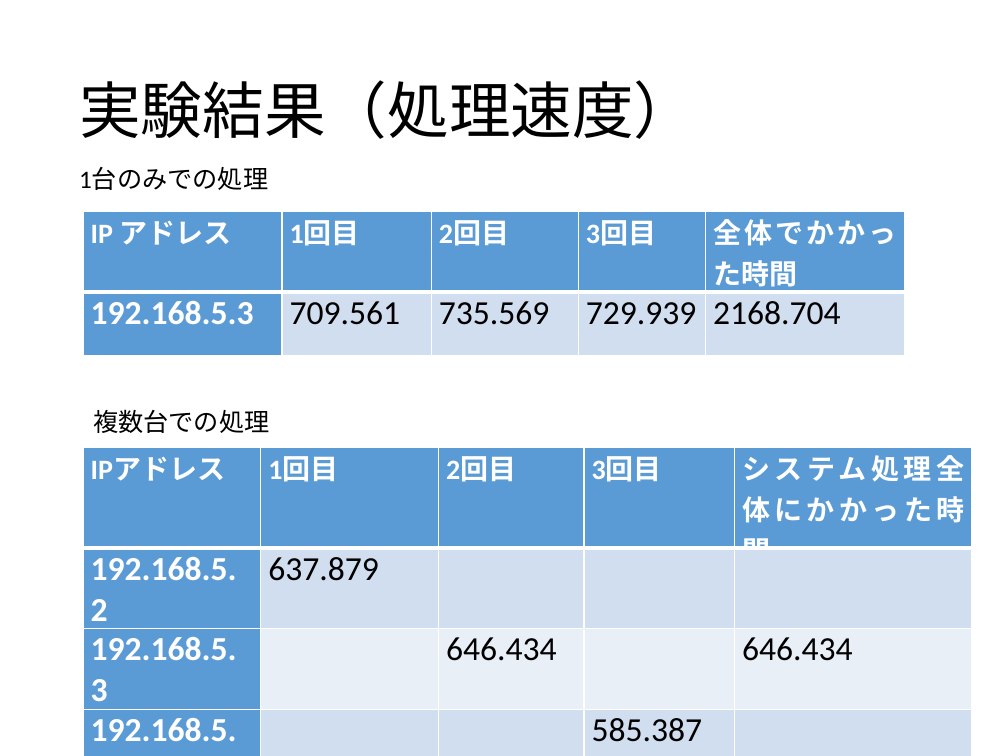
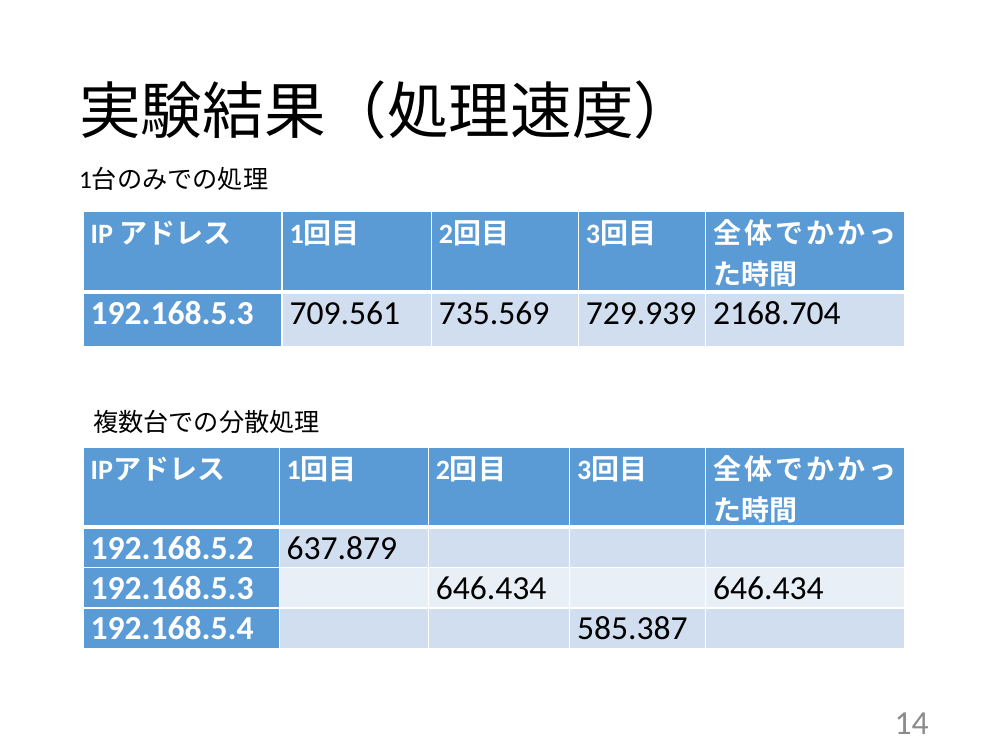
Before and after one commit to kait-takanolab/1821144-yoshii-thesis, a slide deck: slide 14 of 発表用スライド/1821144_卒研発表.pptx (slide 15 before the commit). Drawn at 1008x756 pixels with LibreOffice and Linux fonts; fonts in the diff are those of the drawing. Boxes give left, top, right and bottom in pixels: in the first picture for what was removed or moved away, otherwise in the second. Text is boxed around its words. In the diff, an @@ line names an element or a change of style, - is before the commit and + after.

```diff
--- a/発表用スライド/1821144_卒研発表.pptx
+++ b/発表用スライド/1821144_卒研発表.pptx
@@ text at [93, 409, 320, 433]: text changed @@
-複数台での処理
+複数台での分散処理
@@ table at [83, 448, 904, 648] @@
-row 1, column 5: システム処理全体にかかった時間
+row 1, column 5: 全体でかかった時間
@@ table: place and size @@
-table at [83, 448, 971, 746]
+table at [83, 448, 904, 648]
@@ page number added at [895, 712, 929, 734], 24 pt, text #8C8C8C @@
+14
```
Also in this commit, not shown: 11 other slides changed, 1 slide added, 2 slides removed, 4 other files.
